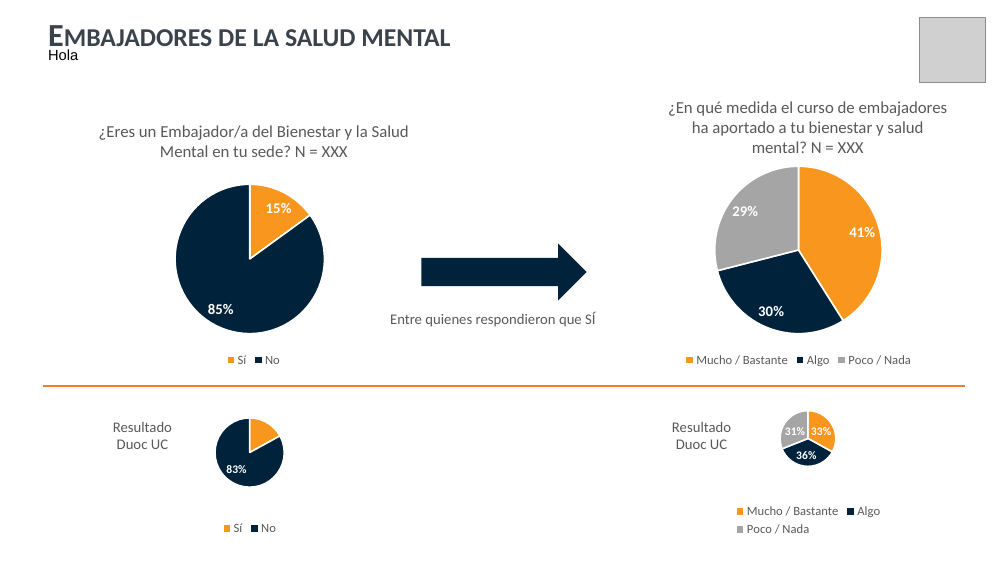
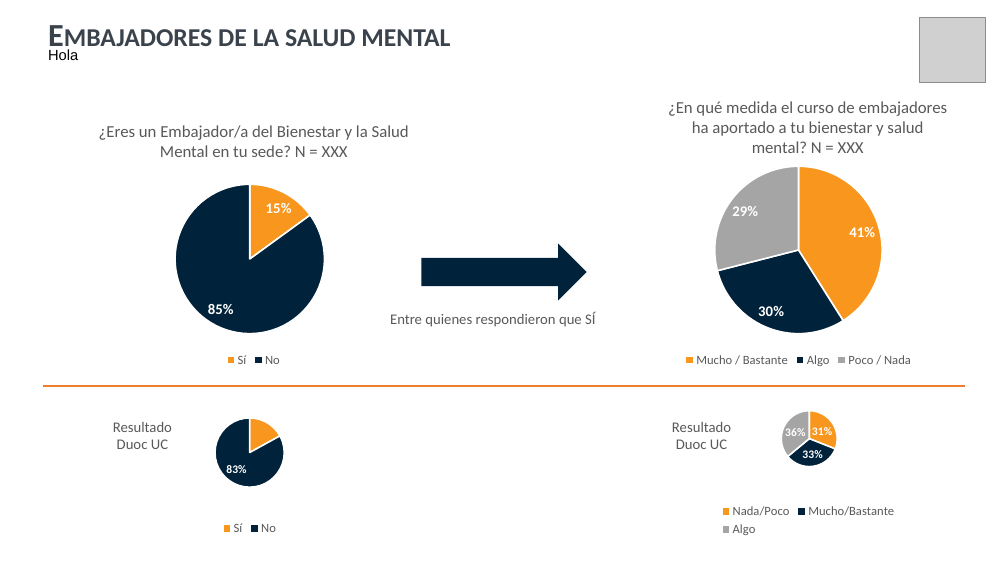
Before and after one commit to SebaValenzuela/RBDUOC2025, a slide deck: slide 51 of reports/templates/template-SEDE.pptx. Drawn at 1008x567 pixels with LibreOffice and Linux fonts; fonts in the diff are those of the drawing; grey boxes stand for pictures; background and template pictures are left out. Boxes give left, top, right and bottom in pixels: in the first picture for what was removed or moved away, otherwise in the second. Text is boxed around its words. In the diff, an @@ line names an element or a change of style, - is before the commit and + after.

```diff
--- a/reports/templates/template-SEDE.pptx
+++ b/reports/templates/template-SEDE.pptx
@@ pie chart at box(671, 392, 946, 540) @@
-categories: Mucho / Bastante, Algo, Poco / Nada
+categories: Nada/Poco, Mucho/Bastante, Algo
-Series 1: 0.33, 0.36, 0.31
+Series 1: 0.31, 0.33, 0.36
```
Also in this commit, not shown: 4 other slides changed, 3 other files.
